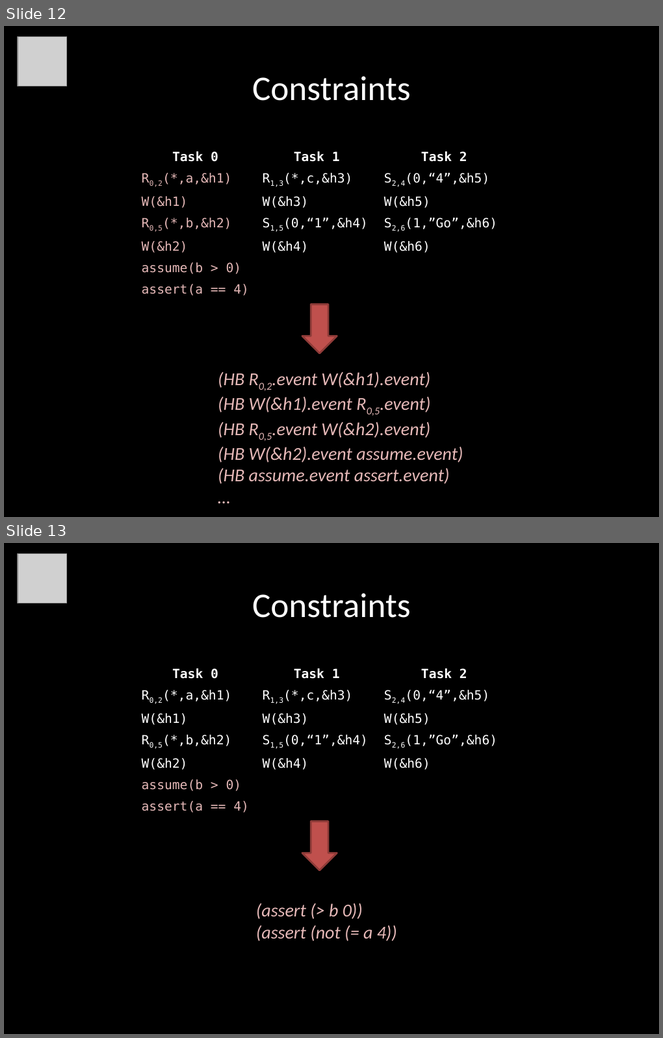
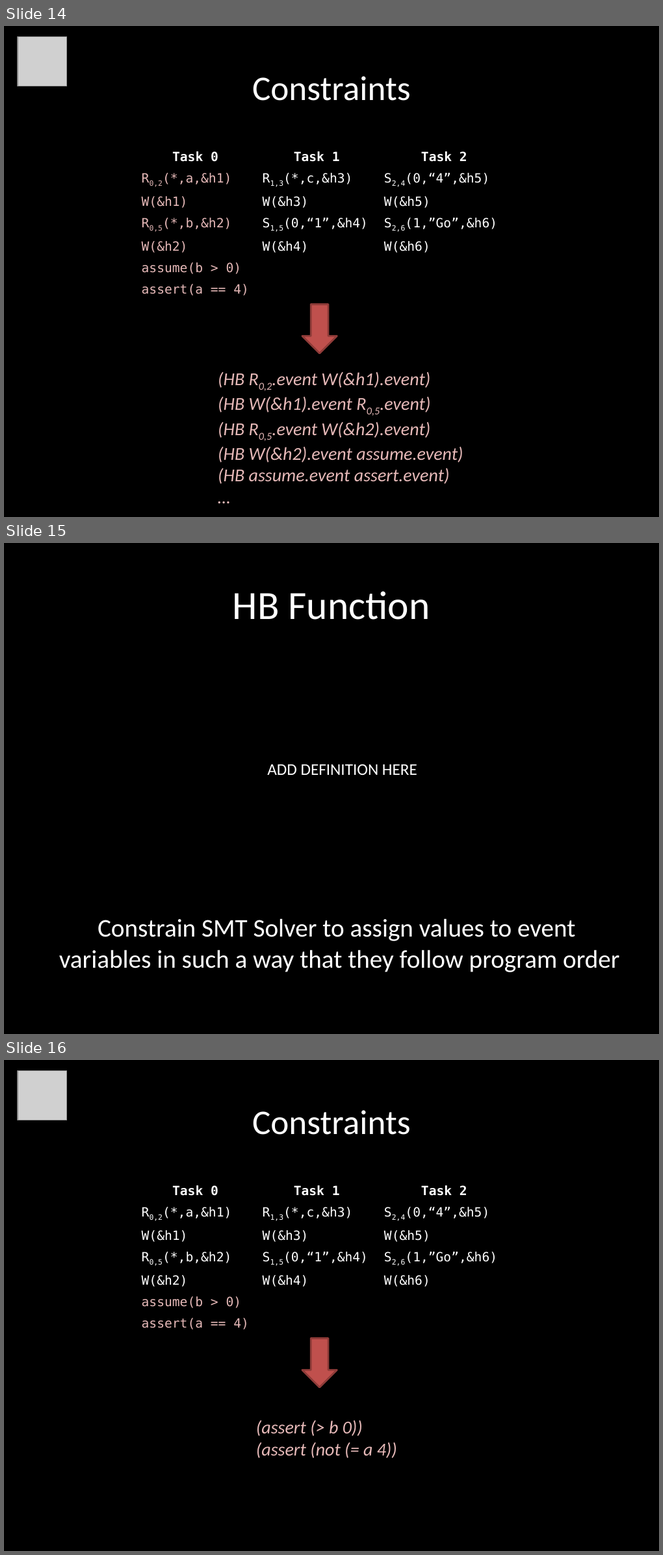
Before and after one commit to ericmercer/MP-trace-language, a slide deck: presentations/Qual_2012_YuHuang.pptx. Shown one above the other, each under a label of ours: slides 12 and 13 before the commit, slides 14, 15 and 16 after it. The pictures are 663x1038 and 663x1555 pixels, drawn with LibreOffice and Linux fonts; fonts in the diff are those of the drawing; grey boxes stand for pictures. Boxes give left, top, right and bottom in pixels: in the first picture for what was removed or moved away, otherwise in the second. Text is boxed around its words. In the diff, an @@ line names an element or a change of style, - is before the commit and + after.

```diff
--- a/presentations/Qual_2012_YuHuang.pptx
+++ b/presentations/Qual_2012_YuHuang.pptx
@@ slide 15 added at box(4, 543, 659, 1034), background #000000 @@
@@ title added at box(233, 591, 430, 620), 44 pt, text #FFFFFF @@
+HB Function
@@ text added at box(267, 764, 417, 775), 18 pt, text #FFFFFF @@
+ADD DEFINITION HERE
@@ text added at box(59, 919, 620, 973), 28 pt, text #FFFFFF @@
+Constrain SMT Solver to assign values to event
+variables in such a way that they follow program order
@@ what was slide 12 is now slide 14 @@
@@ what was slide 13 is now slide 16 @@
```
Also in this commit, not shown: 4 slides changed, 3 other slides added, 1 slide removed.
